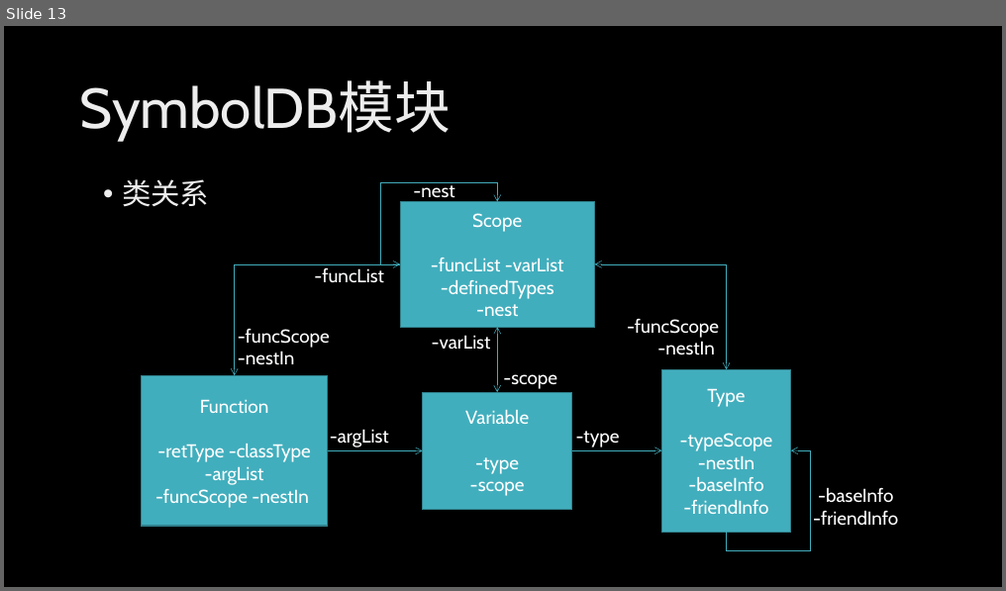
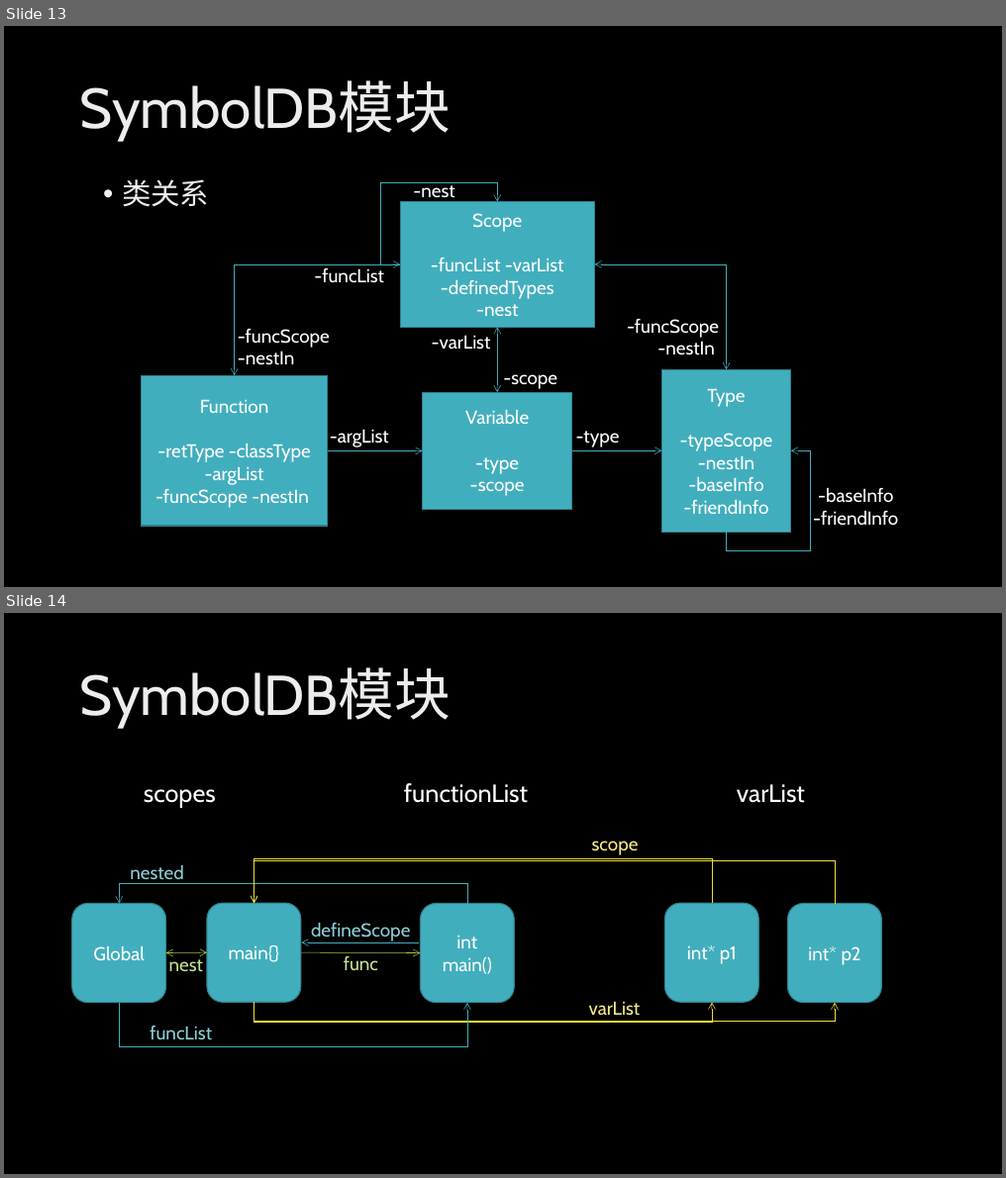
Before and after one commit to HSCppcheck/Cppcheck, a slide deck: 样例测试结果_2.pptx. Shown one above the other, each under a label of ours: slide 13 before the commit, slides 13 and 14 after it. The pictures are 1006x591 and 1006x1178 pixels, drawn with LibreOffice and Linux fonts; fonts in the diff are those of the drawing; background and template pictures are left out. Boxes give left, top, right and bottom in pixels: in the first picture for what was removed or moved away, otherwise in the second. Text is boxed around its words. In the diff, an @@ line names an element or a change of style, - is before the commit and + after.

```diff
--- a/样例测试结果_2.pptx
+++ b/样例测试结果_2.pptx
@@ slide 14 added at (x1=4, y1=613, x2=1002, y2=1174), background picture (left out) @@
@@ title added at (x1=80, y1=667, x2=450, y2=728), 54 pt, text gradient #BFBFBF to #EDEDED to #FFFFFF @@
+SymbolDB模块
@@ text added at (x1=144, y1=789, x2=216, y2=808), 24 pt, text #FFFFFF @@
+scopes
@@ text added at (x1=404, y1=783, x2=528, y2=803), 24 pt, text #FFFFFF @@
+functionList
@@ text added at (x1=737, y1=784, x2=805, y2=803), 24 pt, text #FFFFFF @@
+varList
@@ text added at (x1=592, y1=841, x2=639, y2=856), 18 pt, text #F8EB89 @@
+scope
@@ text added at (x1=130, y1=865, x2=183, y2=884), 18 pt, text #8DCFD8 @@
+nested
@@ elbow arrow added from (712, 903) to (254, 903), #F4DE3A 0.5 pt @@
@@ elbow arrow added from (835, 904) to (254, 903), #F4DE3A 0.5 pt @@
@@ rounded rectangle added at (x1=72, y1=903, x2=165, y2=1002), fill #41AEBD, outline #30818C 1 pt, 18 pt, text #FFFFFF @@
+Global
@@ elbow arrow added from (467, 903) to (119, 903), #41AEBD 0.5 pt @@
@@ rounded rectangle added at (x1=207, y1=903, x2=300, y2=1002), fill #41AEBD, outline #30818C 1 pt, 18 pt, text #FFFFFF @@
+main{}
@@ rounded rectangle added at (x1=420, y1=903, x2=514, y2=1002), fill #41AEBD, outline #30818C 1 pt, 18 pt, text #FFFFFF @@
+int main()
@@ rounded rectangle added at (x1=665, y1=903, x2=758, y2=1002), fill #41AEBD, outline #30818C 1 pt, 18 pt, text #FFFFFF @@
+int* p1
@@ rounded rectangle added at (x1=788, y1=903, x2=881, y2=1002), fill #41AEBD, outline #30818C 1 pt, 18 pt, text #FFFFFF @@
+int* p2
@@ text added at (x1=311, y1=923, x2=410, y2=942), 18 pt, text #8DCFD8 @@
+defineScope
@@ double arrow added from (165, 953) to (207, 953), #A2CF49 0.5 pt @@
@@ text added at (x1=169, y1=959, x2=203, y2=972), 18 pt, text #C7E292 @@
+nest
@@ arrow added from (420, 943) to (301, 943), #41AEBD 0.5 pt @@
@@ arrow added from (301, 953) to (420, 953), #A2CF49 0.5 pt @@
@@ text added at (x1=344, y1=957, x2=378, y2=970), 18 pt, text #C7E292 @@
+func
@@ elbow arrow added from (119, 1002) to (467, 1003), #41AEBD 0.5 pt @@
@@ text added at (x1=150, y1=1026, x2=212, y2=1040), 18 pt, text #8DCFD8 @@
+funcList
@@ elbow arrow added from (254, 1002) to (712, 1002), #F4DE3A 0.5 pt @@
@@ elbow arrow added from (254, 1002) to (835, 1003), #F4DE3A 0.5 pt @@
@@ text added at (x1=589, y1=1001, x2=641, y2=1016), 18 pt, text #F8EB89 @@
+varList
```
Also in this commit, not shown: 1 slide changed, 3 other slides added.
